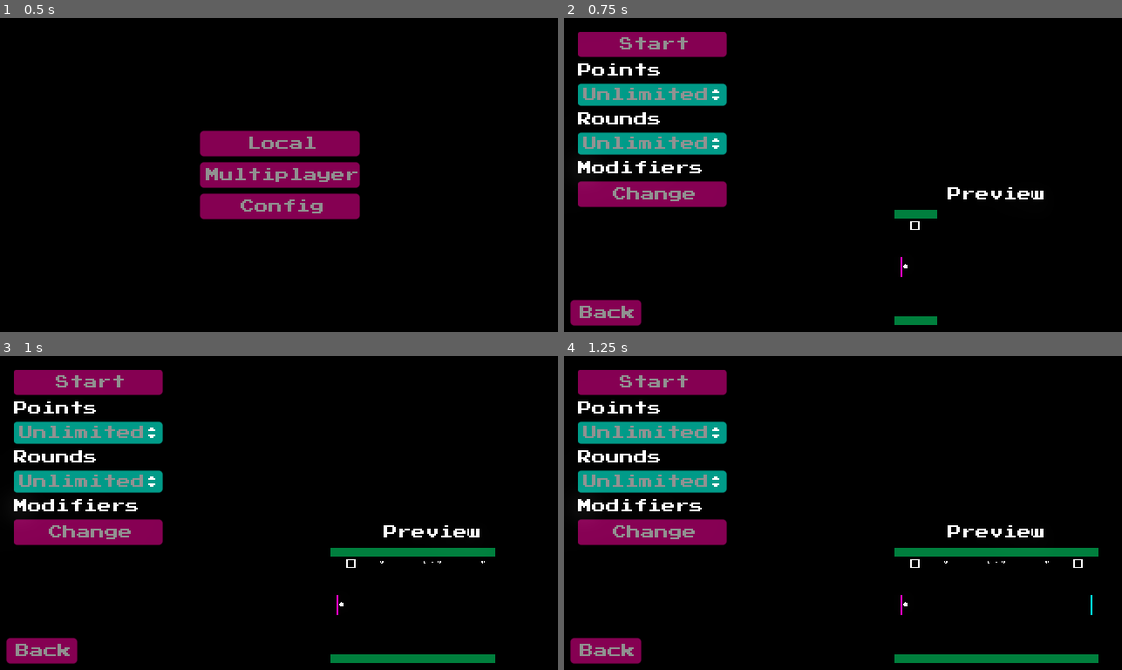
Above: before the commit, frames 1-4 (two rows, left to right).
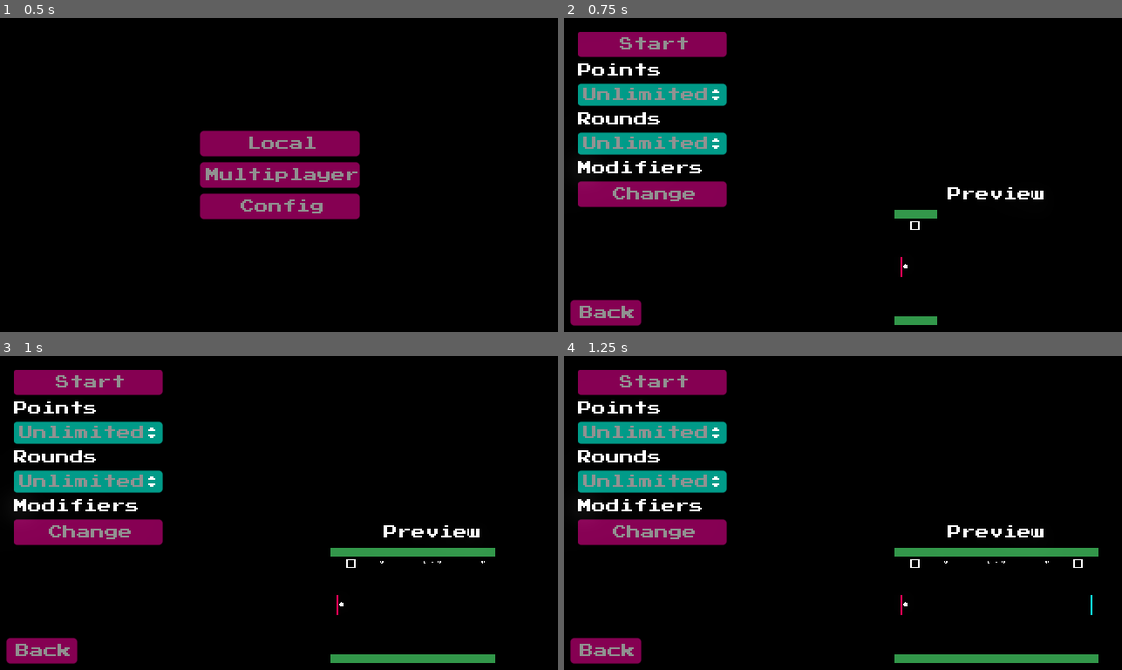
Above: after the commit, the same moments.

Repository: YaikaRace/CyberPong
Game: Godot game, scene res://scenes/Menu.tscn
The game is run twice, just before and just after one commit, with the same random seed, the same clock (stepped at 60 frames per second) and the same inputs.
Inputs:
- Up to frame 1 (0.5 s): no input
- Up to frame 2 (0.75 s): click "Local" at 0.5 s
- Up to frame 3 (1 s): no input
- Up to frame 4 (1.25 s): no input

Frame 1 is identical in both runs. In frame 2, 0.4% of the frame differs, in the area x 59-67%, y 61-98%; in frame 3, 1.7%; in frame 4, 2.1%, in the area x 59-96%, y 61-98%.

Commit message:
Added portal gun and blaster power up

Diff:
--- a/Global.gd
+++ b/Global.gd
@@ -8,10 +8,10 @@
 	fullscreen = false,
 	pixel = false,
 	Player1 = {
-		color = Color(1, 0, 0.58)
+		color = Color(1, 0, 0.25098)
 	},
 	Player2 = {
-		color = Color(0, 0.93, 1)
+		color = Color(0.047059, 0.945098, 1)
 	}
 }
 var game_opt = {
--- a/project.godot
+++ b/project.godot
@@ -19,6 +19,26 @@
 "language": "GDScript",
 "path": "res://addons/primitives2d/circle2d.gd"
 }, {
+"base": "ColorRect",
+"class": "ColorTile",
+"language": "GDScript",
+"path": "res://addons/color-palette/ColorTile.gd"
+}, {
+"base": "Container",
+"class": "FlexGridContainer",
+"language": "GDScript",
+"path": "res://addons/color-palette/utilities/FlexGridContainer.gd"
+}, {
+"base": "Reference",
+"class": "Palette",
+"language": "GDScript",
+"path": "res://addons/color-palette/Palette.gd"
+}, {
+"base": "Reference",
+"class": "PaletteImporter",
+"language": "GDScript",
+"path": "res://addons/color-palette/PaletteImporter.gd"
+}, {
 "base": "Node2D",
 "class": "Rectangle2D",
 "language": "GDScript",
@@ -27,6 +47,10 @@
 _global_script_class_icons={
 "Arc2D": "",
 "Circle2D": "",
+"ColorTile": "",
+"FlexGridContainer": "res://addons/color-palette/utilities/FlexGridContainerIcon.png",
+"Palette": "",
+"PaletteImporter": "",
 "Rectangle2D": ""
 }
 
@@ -57,7 +81,7 @@
 
 [editor_plugins]
 
-enabled=PoolStringArray( "res://addons/primitives2d/plugin.cfg" )
+enabled=PoolStringArray( "res://addons/color-palette/plugin.cfg", "res://addons/primitives2d/plugin.cfg" )
 
 [gdnative]
 
--- a/scenes/Brick.tscn
+++ b/scenes/Brick.tscn
@@ -19,13 +19,12 @@
 orbit_velocity_random = 0.0
 scale = 10.0
 scale_curve = SubResource( 3 )
-color = Color( 1, 0, 0.35, 1 )
+color = Color( 0.917647, 0.196078, 0.235294, 1 )
 
 [sub_resource type="RectangleShape2D" id=1]
 extents = Vector2( 18, 19.5 )
 
 [node name="Brick" type="StaticBody2D" groups=["brick"]]
-modulate = Color( 1, 1, 1, 0.5 )
 collision_layer = 2
 collision_mask = 2
 script = ExtResource( 1 )
@@ -36,7 +35,7 @@
 margin_right = 18.0
 margin_bottom = 19.0
 rect_pivot_offset = Vector2( 18, 18 )
-color = Color( 0, 1, 0.18, 1 )
+color = Color( 0.2, 0.596078, 0.294118, 1 )
 
 [node name="Particles2D" type="Particles2D" parent="."]
 modulate = Color( 1.2, 1.2, 1.2, 1 )
--- a/scenes/Color_picker.tscn
+++ b/scenes/Color_picker.tscn
@@ -42,7 +42,7 @@
 margin_bottom = 68.0
 size_flags_horizontal = 3
 size_flags_vertical = 3
-color = Color( 1, 0, 0, 1 )
+color = Color( 1, 0, 0.25098, 1 )
 
 [node name="ColorRect2" type="ColorRect" parent="PanelContainer/GridContainer"]
 margin_left = 28.0
@@ -50,7 +50,7 @@
 margin_bottom = 68.0
 size_flags_horizontal = 3
 size_flags_vertical = 3
-color = Color( 1, 0.513726, 0, 1 )
+color = Color( 0.768627, 0.141176, 0.188235, 1 )
 
 [node name="ColorRect3" type="ColorRect" parent="PanelContainer/GridContainer"]
 margin_left = 56.0
@@ -58,7 +58,7 @@
 margin_bottom = 68.0
 size_flags_horizontal = 3
 size_flags_vertical = 3
-color = Color( 0.992157, 1, 0, 1 )
+color = Color( 0.792157, 0.321569, 0.788235, 1 )
 
 [node name="ColorRect4" type="ColorRect" parent="PanelContainer/GridContainer"]
 margin_left = 84.0
@@ -66,7 +66,7 @@
 margin_bottom = 68.0
 size_flags_horizontal = 3
 size_flags_vertical = 3
-color = Color( 0, 1, 0.0156863, 1 )
+color = Color( 0.952941, 0.537255, 0.960784, 1 )
 
 [node name="ColorRect5" type="ColorRect" parent="PanelContainer/GridContainer"]
 margin_left = 112.0
@@ -74,7 +74,7 @@
 margin_bottom = 68.0
 size_flags_horizontal = 3
 size_flags_vertical = 3
-color = Color( 0, 1, 0.392157, 1 )
+color = Color( 0.0470588, 0.945098, 1, 1 )
 
 [node name="ColorRect6" type="ColorRect" parent="PanelContainer/GridContainer"]
 margin_left = 140.0
@@ -82,7 +82,7 @@
 margin_bottom = 68.0
 size_flags_horizontal = 3
 size_flags_vertical = 3
-color = Color( 0, 0.929412, 1, 1 )
+color = Color( 0, 0.411765, 0.666667, 1 )
 
 [node name="ColorRect7" type="ColorRect" parent="PanelContainer/GridContainer"]
 margin_left = 168.0
@@ -90,7 +90,7 @@
 margin_bottom = 68.0
 size_flags_horizontal = 3
 size_flags_vertical = 3
-color = Color( 0.0313726, 0, 1, 1 )
+color = Color( 0.188235, 0.0117647, 0.85098, 1 )
 
 [node name="ColorRect8" type="ColorRect" parent="PanelContainer/GridContainer"]
 margin_left = 196.0
@@ -98,7 +98,7 @@
 margin_bottom = 68.0
 size_flags_horizontal = 3
 size_flags_vertical = 3
-color = Color( 0.662745, 0, 1, 1 )
+color = Color( 0.2, 0.596078, 0.294118, 1 )
 
 [node name="ColorRect9" type="ColorRect" parent="PanelContainer/GridContainer"]
 margin_left = 224.0
@@ -106,7 +106,7 @@
 margin_bottom = 68.0
 size_flags_horizontal = 3
 size_flags_vertical = 3
-color = Color( 0.921569, 0, 1, 1 )
+color = Color( 0.6, 0.901961, 0.372549, 1 )
 
 [node name="ColorRect10" type="ColorRect" parent="PanelContainer/GridContainer"]
 margin_left = 252.0
@@ -114,7 +114,7 @@
 margin_bottom = 68.0
 size_flags_horizontal = 3
 size_flags_vertical = 3
-color = Color( 1, 0, 0.580392, 1 )
+color = Color( 1, 0.921569, 0.341176, 1 )
 
 [node name="ColorRect11" type="ColorRect" parent="PanelContainer/GridContainer"]
 margin_top = 72.0
@@ -122,7 +122,15 @@
 margin_bottom = 140.0
 size_flags_horizontal = 3
 size_flags_vertical = 3
-color = Color( 1, 0, 0.329412, 1 )
+color = Color( 0.521569, 0.521569, 0.521569, 1 )
+
+[node name="ColorRect12" type="ColorRect" parent="PanelContainer/GridContainer"]
+margin_left = 28.0
+margin_top = 72.0
+margin_right = 52.0
+margin_bottom = 140.0
+size_flags_horizontal = 3
+size_flags_vertical = 3
 
 [node name="Rectangle2D" type="Node2D" parent="PanelContainer"]
 script = ExtResource( 2 )
--- a/scenes/Game.tscn
+++ b/scenes/Game.tscn
@@ -424,11 +424,6 @@
 glow_bicubic_upscale = true
 glow_high_quality = true
 
-[sub_resource type="Curve2D" id=16]
-_data = {
-"points": PoolVector2Array(  )
-}
-
 [node name="Game" type="Node2D"]
 script = ExtResource( 3 )
 
@@ -545,6 +540,7 @@
 scale = Vector2( -1, 1 )
 player = 2
 pup_key = "0"
+front_direction = Vector2( -1, 1 )
 
 [node name="Rectangle2D" parent="Players/Player2" index="0"]
 modulate = Color( 1.2, 1.2, 1.2, 1 )
@@ -560,8 +556,7 @@
 
 [node name="up_barrier" type="ColorRect" parent="StaticBody2D"]
 unique_name_in_owner = true
-modulate = Color( 1, 1.2, 1.1, 1 )
-self_modulate = Color( 0, 1, 0.486275, 1 )
+self_modulate = Color( 0.2, 0.596078, 0.294118, 1 )
 margin_left = -240.0
 margin_top = -10.0
 margin_right = 240.0
@@ -577,8 +572,7 @@
 
 [node name="down_barrier" type="ColorRect" parent="StaticBody2D2"]
 unique_name_in_owner = true
-modulate = Color( 1, 1.3, 1.2, 1 )
-self_modulate = Color( 0, 1, 0.486275, 1 )
+self_modulate = Color( 0.2, 0.596078, 0.294118, 1 )
 margin_left = -240.0
 margin_top = -11.0
 margin_right = 240.0
@@ -789,9 +783,6 @@
 [node name="powerup_timer" type="Timer" parent="."]
 unique_name_in_owner = true
 
-[node name="Path2D" type="Path2D" parent="."]
-curve = SubResource( 16 )
-
 [connection signal="body_entered" from="Area2D" to="." method="_on_Area2D_body_entered"]
 [connection signal="body_entered" from="Area2D2" to="." method="_on_Area2D2_body_entered"]
 [connection signal="timeout" from="powerup_timer" to="." method="_on_powerup_timer_timeout"]
--- a/scenes/Player.tscn
+++ b/scenes/Player.tscn
@@ -1,7 +1,10 @@
-[gd_scene load_steps=6 format=2]
+[gd_scene load_steps=10 format=2]
 
 [ext_resource path="res://addons/primitives2d/rectangle2d.gd" type="Script" id=1]
 [ext_resource path="res://scripts/Player.gd" type="Script" id=2]
+[ext_resource path="res://textures/power ups/portal_gun.png" type="Texture" id=3]
+[ext_resource path="res://addons/primitives2d/circle2d.gd" type="Script" id=4]
+[ext_resource path="res://textures/power ups/blaster.png" type="Texture" id=5]
 
 [sub_resource type="RectangleShape2D" id=5]
 extents = Vector2( 2, 24 )
@@ -11,6 +14,14 @@
 
 [sub_resource type="RectangleShape2D" id=4]
 extents = Vector2( 8, 8 )
+
+[sub_resource type="ParticlesMaterial" id=6]
+flag_disable_z = true
+gravity = Vector3( 0, 98, 0 )
+orbit_velocity = 0.0
+orbit_velocity_random = 0.0
+scale = 2.0
+color = Color( 0, 0.596078, 0.862745, 1 )
 
 [node name="Player" type="KinematicBody2D" groups=["Player"]]
 collision_layer = 9
@@ -74,6 +85,32 @@
 enabled = true
 collision_mask = 32
 
+[node name="portal_gun" type="Sprite" parent="."]
+visible = false
+position = Vector2( 12, 0 )
+texture = ExtResource( 3 )
+
+[node name="blaster" type="Sprite" parent="."]
+visible = false
+position = Vector2( 12, 0 )
+texture = ExtResource( 5 )
+
+[node name="portal_particles" type="Particles2D" parent="."]
+position = Vector2( 21, 0 )
+emitting = false
+amount = 15
+local_coords = false
+process_material = SubResource( 6 )
+
+[node name="bullet" type="Node2D" parent="."]
+visible = false
+modulate = Color( 1.2, 1.2, 1.2, 1 )
+position = Vector2( 21, 0 )
+scale = Vector2( 4, 4 )
+script = ExtResource( 4 )
+color = Color( 0, 0.596078, 0.862745, 1 )
+filled = true
+
 [connection signal="body_entered" from="Area2D" to="." method="_on_Area2D_body_entered"]
 [connection signal="body_entered" from="up_power_up/up_pup" to="." method="_on_up_pup_body_entered"]
 [connection signal="body_entered" from="down_power_up/down_pup" to="." method="_on_down_pup_body_entered"]
--- /dev/null
+++ b/scenes/Power ups/Blaster.tscn
@@ -0,0 +1,20 @@
+[gd_scene load_steps=4 format=2]
+
+[ext_resource path="res://textures/power ups/blaster.png" type="Texture" id=1]
+[ext_resource path="res://scripts/power ups/Pickable.gd" type="Script" id=2]
+
+[sub_resource type="RectangleShape2D" id=1]
+extents = Vector2( 8, 8 )
+
+[node name="Blaster" type="Area2D"]
+script = ExtResource( 2 )
+path = "res://scenes/Power ups/Blaster.tscn"
+pup_name = "Blaster"
+
+[node name="Sprite" type="Sprite" parent="."]
+texture = ExtResource( 1 )
+
+[node name="CollisionShape2D" type="CollisionShape2D" parent="."]
+shape = SubResource( 1 )
+
+[connection signal="body_entered" from="." to="." method="_on_Freeze_body_entered"]
--- /dev/null
+++ b/scenes/Power ups/Portal_gun.tscn
@@ -0,0 +1,20 @@
+[gd_scene load_steps=4 format=2]
+
+[ext_resource path="res://textures/power ups/portal_gun.png" type="Texture" id=1]
+[ext_resource path="res://scripts/power ups/Pickable.gd" type="Script" id=2]
+
+[sub_resource type="RectangleShape2D" id=1]
+extents = Vector2( 8, 8 )
+
+[node name="Portal_gun" type="Area2D"]
+script = ExtResource( 2 )
+path = "res://scenes/Power ups/Portal_gun.tscn"
+pup_name = "Portal_gun"
+
+[node name="Sprite" type="Sprite" parent="."]
+texture = ExtResource( 1 )
+
+[node name="CollisionShape2D" type="CollisionShape2D" parent="."]
+shape = SubResource( 1 )
+
+[connection signal="body_entered" from="." to="." method="_on_Freeze_body_entered"]
--- /dev/null
+++ b/scenes/Power ups/blaster_bullet.tscn
@@ -0,0 +1,33 @@
+[gd_scene load_steps=4 format=2]
+
+[ext_resource path="res://scripts/power ups/blaster_bullet.gd" type="Script" id=1]
+
+[sub_resource type="PhysicsMaterial" id=1]
+friction = 0.0
+
+[sub_resource type="RectangleShape2D" id=2]
+extents = Vector2( 8, 3 )
+
+[node name="blaster_bullet" type="RigidBody2D"]
+collision_layer = 3
+collision_mask = 3
+physics_material_override = SubResource( 1 )
+gravity_scale = 0.0
+contacts_reported = 1
+contact_monitor = true
+linear_velocity = Vector2( 2200, 0 )
+linear_damp = 0.0
+angular_damp = 0.0
+script = ExtResource( 1 )
+
+[node name="Line2D" type="Line2D" parent="."]
+modulate = Color( 1.26, 0.63, 0.85, 1 )
+position = Vector2( -8, 0 )
+points = PoolVector2Array( 0, 0, 16, 0 )
+width = 2.0
+default_color = Color( 1, 1, 1, 1 )
+
+[node name="CollisionShape2D" type="CollisionShape2D" parent="."]
+shape = SubResource( 2 )
+
+[connection signal="body_entered" from="." to="." method="_on_blaster_bullet_body_entered"]
--- /dev/null
+++ b/scenes/Power ups/portals_pup.tscn
@@ -0,0 +1,69 @@
+[gd_scene load_steps=4 format=2]
+
+[ext_resource path="res://scenes/obstacles/Portal.tscn" type="PackedScene" id=1]
+[ext_resource path="res://scripts/power ups/portals_pup.gd" type="Script" id=2]
+
+[sub_resource type="RectangleShape2D" id=1]
+extents = Vector2( 21, 3.5 )
+
+[node name="portals_pup" type="Node2D"]
+script = ExtResource( 2 )
+
+[node name="Portal" parent="." groups=["portal_pup"] instance=ExtResource( 1 )]
+rotation = 3.14159
+portal_rotation = -90.0
+portal_size = Vector2( 38, 4 )
+group = "portal_pup"
+
+[node name="Particles2D" parent="Portal" index="0"]
+position = Vector2( 2.38419e-07, 0 )
+rotation = -1.5708
+
+[node name="Particles2D2" parent="Portal" index="1"]
+position = Vector2( 2.38419e-07, 0 )
+rotation = -1.5708
+
+[node name="Rectangle2D" parent="Portal" index="2"]
+rotation = -1.5708
+width = 38.0
+
+[node name="CollisionShape2D" parent="Portal" index="3"]
+position = Vector2( 0, 0 )
+rotation = -1.5708
+shape = SubResource( 1 )
+
+[node name="Node2D" parent="Portal" index="4"]
+rotation = -1.5708
+
+[node name="Portal2" parent="." groups=["portal_pup"] instance=ExtResource( 1 )]
+position = Vector2( 0, 43 )
+rotation = 3.14159
+color = Color( 0, 0.596078, 0.862745, 1 )
+portal_rotation = -90.0
+portal_size = Vector2( 38, 4 )
+group = "portal_pup"
+
+[node name="Particles2D" parent="Portal2" index="0"]
+modulate = Color( 0, 0.596078, 0.862745, 1 )
+position = Vector2( 0, 0 )
+rotation = -1.5708
+
+[node name="Particles2D2" parent="Portal2" index="1"]
+position = Vector2( 0, 0 )
+rotation = -1.5708
+
+[node name="Rectangle2D" parent="Portal2" index="2"]
+rotation = -1.5708
+color = Color( 0, 0.596078, 0.862745, 1 )
+width = 38.0
+
+[node name="CollisionShape2D" parent="Portal2" index="3"]
+position = Vector2( 0, 0 )
+rotation = -1.5708
+shape = SubResource( 1 )
+
+[node name="Node2D" parent="Portal2" index="4"]
+rotation = -1.5708
+
+[editable path="Portal"]
+[editable path="Portal2"]
--- a/scenes/obstacles/Portal.tscn
+++ b/scenes/obstacles/Portal.tscn
@@ -11,7 +11,7 @@
 
 [sub_resource type="ParticlesMaterial" id=2]
 emission_shape = 2
-emission_box_extents = Vector3( 32, 1, 1 )
+emission_box_extents = Vector3( 19, 0, 0 )
 flag_disable_z = true
 initial_velocity_random = 1.0
 angular_velocity = 180.0
@@ -31,21 +31,22 @@
 [sub_resource type="ParticlesMaterial" id=7]
 lifetime_randomness = 0.3
 emission_shape = 2
-emission_box_extents = Vector3( 32, 1, 1 )
+emission_box_extents = Vector3( 19, 0, 0 )
 flag_disable_z = true
 orbit_velocity = 0.0
 orbit_velocity_random = 0.0
 scale_curve = SubResource( 6 )
 
 [sub_resource type="RectangleShape2D" id=1]
+resource_local_to_scene = true
 extents = Vector2( 34, 3.5 )
 
 [node name="Portal" type="Area2D" groups=["portal"]]
 script = ExtResource( 2 )
-color = Color( 1, 0.560784, 0, 1 )
+color = Color( 1, 0.635294, 0.0784314, 1 )
 
 [node name="Particles2D" type="Particles2D" parent="."]
-modulate = Color( 1, 0.560784, 0, 1 )
+modulate = Color( 1, 0.635294, 0.0784314, 1 )
 position = Vector2( 0, -2 )
 amount = 50
 lifetime = 2.0
@@ -59,17 +60,19 @@
 
 [node name="Rectangle2D" type="Node2D" parent="."]
 script = ExtResource( 1 )
-color = Color( 1, 0.560784, 0, 1 )
+color = Color( 1, 0.635294, 0.0784314, 1 )
 width = 64.0
 height = 4.0
 filled = true
 centered = true
 
 [node name="CollisionShape2D" type="CollisionShape2D" parent="."]
-position = Vector2( 0, -1.5 )
+position = Vector2( 0, -1 )
 shape = SubResource( 1 )
 
-[node name="exit_pos" type="Position2D" parent="."]
+[node name="Node2D" type="Node2D" parent="."]
+
+[node name="exit_pos" type="Position2D" parent="Node2D"]
 unique_name_in_owner = true
 position = Vector2( 0, -8 )
 
--- a/scenes/obstacles/portal_obstacle.tscn
+++ b/scenes/obstacles/portal_obstacle.tscn
@@ -8,6 +8,7 @@
 script = ExtResource( 3 )
 
 [node name="Camera" parent="." instance=ExtResource( 1 )]
+current = false
 zoom = Vector2( 1.5, 1.5 )
 
 [node name="portals" type="Node2D" parent="."]
@@ -15,12 +16,13 @@
 [node name="Portal" parent="portals" instance=ExtResource( 2 )]
 unique_name_in_owner = true
 position = Vector2( 0, 112 )
+color = Color( 1, 0.560784, 0, 1 )
 
 [node name="Portal2" parent="portals" instance=ExtResource( 2 )]
 unique_name_in_owner = true
 position = Vector2( 0, -112 )
 scale = Vector2( 1, -1 )
-color = Color( 0, 0.741176, 1, 1 )
+color = Color( 0, 0.596078, 0.862745, 1 )
 
 [node name="points" type="Node2D" parent="."]
 
--- a/scripts/Ball.gd
+++ b/scripts/Ball.gd
@@ -69,10 +69,12 @@
 	tween.parallel().tween_property(aberration.get_material(), "shader_param/r_displacement", Vector2(2,2), 0).connect("finished", self, "_on_player_tween_finished")
 	tween.parallel().tween_property(aberration.get_material(), "shader_param/g_displacement", Vector2(-2, -2), 0)
 	if body.is_in_group("barrier"):
-		tween.parallel().tween_property(body.get_child(1), "modulate", Color(1.2, 1.2, 1.2, 1), 0).connect("finished", self, "_on_barrier_tween_finished", [body])
+		var tween2 = create_tween().set_trans(Tween.TRANS_BOUNCE)
+		if tween2.is_running():
+			tween2.tween_property(body.get_child(1), "modulate", Color(1.9, 1.9, 1.9, 1), 0).connect("finished", self, "_on_barrier_tween_finished", [body])
 		$barrier_impact.play()
 	if body.is_in_group("brick"):
-		body.hit()
+		body.hit(1)
 		$barrier_impact.play()
 	if body.is_in_group("obstacle"):
 		body.impact()
@@ -81,7 +83,7 @@
 func _on_barrier_tween_finished(body):
 	var tween = create_tween()
 	tween.set_trans(Tween.TRANS_LINEAR)
-	tween.tween_property(body.get_child(1), "modulate", Color(1, 1, 1, 0.5), 2)
+	tween.tween_property(body.get_child(1), "modulate", Color(1, 1, 1, 1), 2)
 
 func _on_player_tween_finished():
 	var tween = create_tween()
--- a/scripts/Brick.gd
+++ b/scripts/Brick.gd
@@ -6,9 +6,9 @@
 var broke = false
 
 const colors = {
-	GREEN = Color(0, 1, 0.179688),
-	YELLOW = Color(0.87451, 1, 0),
-	RED = Color(1, 0, 0.351563)
+	GREEN = Color(0.2, 0.596078, 0.294118),
+	YELLOW = Color(1, 0.784314, 0.145098),
+	RED = Color(0.768627, 0.141176, 0.188235)
 }
 var modulate_color = Color(1.3, 1.3, 1.3, 1)
 var new_hit_allowed = true
@@ -36,13 +36,13 @@
 				yield(get_tree().create_timer(2),"timeout")
 				queue_free()
 
-func hit():
+func hit(hit_number):
 	if new_hit_allowed:
-		hits += 1
+		hits += hit_number
 		var tween = create_tween()
 		tween.set_trans(Tween.TRANS_LINEAR)
 		tween.tween_property(self, "modulate", modulate_color, 0)
-		tween.tween_property(self, "modulate", Color(1, 1, 1, .5), 2)
+		tween.tween_property(self, "modulate", Color(1, 1, 1, 1), 2)
 		$Timer.start(1.5)
 		new_hit_allowed = false
 
--- a/scripts/Game.gd
+++ b/scripts/Game.gd
@@ -21,7 +21,7 @@
 	preload("res://scenes/obstacles/Cross.tscn"),
 	preload("res://scenes/obstacles/portal_obstacle.tscn")
 	]
-var powerups = [
+var powerups2 = [
 	preload("res://scenes/Power ups/Bubble.tscn"),
 	preload("res://scenes/Power ups/Confusion.tscn"),
 	preload("res://scenes/Power ups/Fast_ball.tscn"),
@@ -30,9 +30,11 @@
 	preload("res://scenes/Power ups/Cloud.tscn"),
 	preload("res://scenes/Power ups/Wings.tscn"),
 	preload("res://scenes/Power ups/Boxing_glove.tscn"),
-	preload("res://scenes/Power ups/Boomerang.tscn")
+	preload("res://scenes/Power ups/Boomerang.tscn"),
+	preload("res://scenes/Power ups/Portal_gun.tscn"),
+	preload("res://scenes/Power ups/Blaster.tscn")
 	]
-var powerups2 = [preload("res://scenes/Power ups/Wings.tscn")]
+var powerups = [preload("res://scenes/Power ups/Portal_gun.tscn"), preload("res://scenes/Power ups/Blaster.tscn")]
 enum obstacles_idx {RECTANGLE, U, TRIANGLE, CROSS, PORTAL}
 var can_move = false
 var timer_range = [5, 15]
@@ -105,8 +107,6 @@
 func init_game():
 	if get_tree().current_scene.name == "Game":
 		can_move = true
-	up_barrier.modulate = Color(1, 1, 1, 0.5)
-	down_barrier.modulate = Color(1, 1, 1, 0.5)
 	world_environment.environment.glow_enabled = Global.config.glow
 	$"%Label".visible = Global.config.fps
 	$"%aberration".visible = Global.config.shaders
@@ -235,8 +235,10 @@
 		match Global.winner:
 			"Player 1":
 				Global.player1_rounds += 1
-			"Player2":
+				player1_rounds += 1
+			"Player 2":
 				Global.player2_rounds += 1
+				player2_rounds += 1
 		Global.rounds += 1
 		played_rounds += 1
 		Global.player1_points = 0
--- a/scripts/Obstacles/Portal.gd
+++ b/scripts/Obstacles/Portal.gd
@@ -1,13 +1,17 @@
 extends Area2D
 tool
 
-onready var portals = get_tree().get_nodes_in_group("portal")
+var portals
 onready var exit_pos = $"%exit_pos"
 export var color: Color setget set_color, get_color
+export (float, -360, 360) var portal_rotation setget set_portal_rot
+export (Vector2) var portal_size = Vector2(64, 4) setget set_portal_size
+export var group = "portal"
 
 var portal
 
 func _ready():
+	portals = get_tree().get_nodes_in_group(group)
 	for portal_node in portals:
 		if portal_node != self:
 			portal = portal_node
@@ -20,8 +24,10 @@
 		body.ball_state.set_transform(ball_transform)
 		body.linear_velocity = body.linear_velocity.rotated(deg2rad(rotation_degrees))
 		portal.monitoring = false
+		monitoring = false
 		yield(get_tree().create_timer(2),"timeout")
 		portal.monitoring = true
+		monitoring = true
 
 func set_color(new_color):
 	color = new_color
@@ -29,6 +35,23 @@
 		yield(self, "ready")
 	$Rectangle2D._set_color(get_color())
 	$Particles2D.modulate = get_color()
+	update()
 
 func get_color():
 	return color
+
+func set_portal_rot(new_rot):
+	portal_rotation = new_rot
+	for child in get_children():
+		child.rotation_degrees = new_rot
+	update()
+
+func set_portal_size(new_size):
+	portal_size = new_size
+	$Rectangle2D._set_width(new_size.x)
+	$Rectangle2D._set_height(new_size.y)
+	$Particles2D.process_material.emission_box_extents = Vector3(new_size.x / 2, 0, 0)
+	$Particles2D2.process_material.emission_box_extents = Vector3(new_size.x / 2, 0, 0)
+	var shape = Shape2D.new()
+	$CollisionShape2D.get_shape().extents = Vector2((new_size.x / 2) + 2, 3.5)
+	update()
--- a/scripts/Player.gd
+++ b/scripts/Player.gd
@@ -6,6 +6,7 @@
 export var right = "ui_right"
 export var player = 1
 export var pup_key: String
+export var front_direction = Vector2(1, 1)
 
 var speed = 6.5
 var motion = Vector2(0, 0)
@@ -52,6 +53,14 @@
 				inertia = false
 		else:
 			inertia = true
+		if power_up == "Portal_gun":
+			$portal_gun.visible = true
+		else:
+			$portal_gun.visible = false
+		if power_up == "Blaster":
+			$blaster.visible = true
+		else:
+			$blaster.visible = false
 
 func hit():
 	var tween = create_tween()
@@ -167,6 +176,45 @@
 			glove_ins.position = position
 			glove_ins.last_player = self
 			pups_render.add_child(glove_ins)
+		"Portal_gun":
+			var portal_pup = load("res://scenes/Power ups/portals_pup.tscn")
+			$bullet.visible = true
+			tween.tween_property($bullet, "scale", Vector2(0.2, 0.2), 0.05)
+			yield(tween,"finished")
+			$bullet.visible = false
+			$portal_particles.emitting = true
+			var tween2 = create_tween().set_trans(Tween.TRANS_LINEAR)
+			var new_pos
+			if player == 1:
+				if ball.global_position.x < 160:
+					new_pos = ball.global_position.x - 40
+					if new_pos < global_position.x + 40:
+						new_pos = global_position.x + 40
+				else:
+					new_pos = 160
+			if player == 2:
+				if ball.global_position.x > 160:
+					new_pos = ball.global_position.x + 40
+					if new_pos > global_position.x - 40:
+						new_pos = global_position.x - 40
+				else:
+					new_pos = 160
+			#new_pos = Vector2(30, 0) * front_direction
+			tween2.tween_property($portal_particles, "global_position", Vector2(new_pos, $portal_particles.global_position.y), 0.05)
+			yield(tween2, "finished")
+			var portal_pup_ins = portal_pup.instance()
+			portal_pup_ins.global_position = $portal_particles.global_position
+			portal_pup_ins.scale = self.scale
+			$portal_particles.emitting = false
+			get_parent().add_child(portal_pup_ins)
+			yield(get_tree().create_timer(2), "timeout")
+			get_parent().remove_child(portal_pup_ins)
+		"Blaster":
+			var bullet = load("res://scenes/Power ups/blaster_bullet.tscn")
+			var bullet_ins = bullet.instance()
+			bullet_ins.global_position = global_position + (Vector2(12, 1) * front_direction)
+			bullet_ins.linear_velocity *= front_direction
+			get_parent().add_child(bullet_ins)
 
 func _on_freeze_finished(previous_velocity):
 	yield(get_tree().create_timer(1), "timeout")
--- /dev/null
+++ b/scripts/power ups/blaster_bullet.gd
@@ -0,0 +1,11 @@
+extends RigidBody2D
+
+
+func _ready():
+	pass
+
+
+func _on_blaster_bullet_body_entered(body):
+	if body.is_in_group("brick"):
+		body.hit(1)
+	queue_free()
--- /dev/null
+++ b/scripts/power ups/portals_pup.gd
@@ -0,0 +1,14 @@
+extends Node2D
+onready var portal_2_pos = 43
+
+
+func _ready():
+	pass
+
+func _process(delta):
+	if $Portal2.get_overlapping_bodies().size() > 0:
+		for body in $Portal2.get_overlapping_bodies():
+			if body.is_in_group("barrier"):
+				$Portal2.position.y = ($Portal.position.y - 6) - $Portal.portal_size.x
+			else:
+				$Portal2.position.y = portal_2_pos
Not shown: 1 places in scenes/Game.tscn that only renumber resources
Binary file added: textures/power ups/blaster.png
Not shown, added: textures/power ups/blaster.png.import
Binary file added: textures/power ups/portal_gun.png
Not shown, added: textures/power ups/portal_gun.png.import
Not shown, added: textures/power ups/blaster.png~
Not shown, added: textures/power ups/portal_gun.png~
